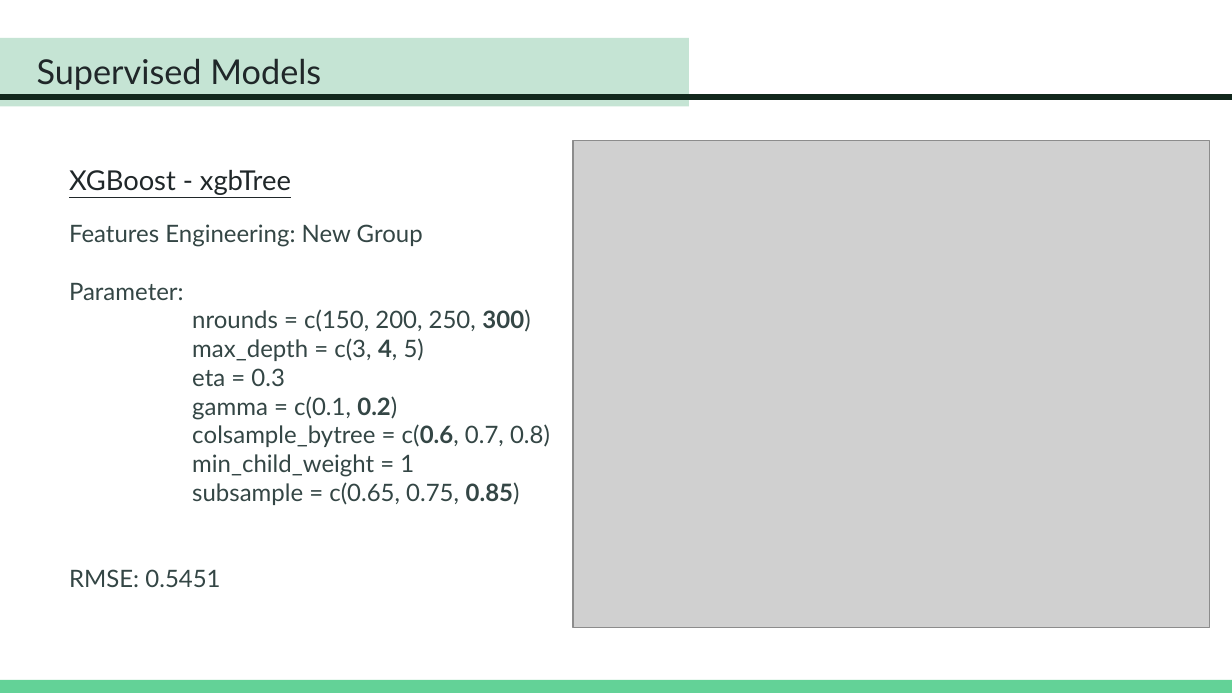
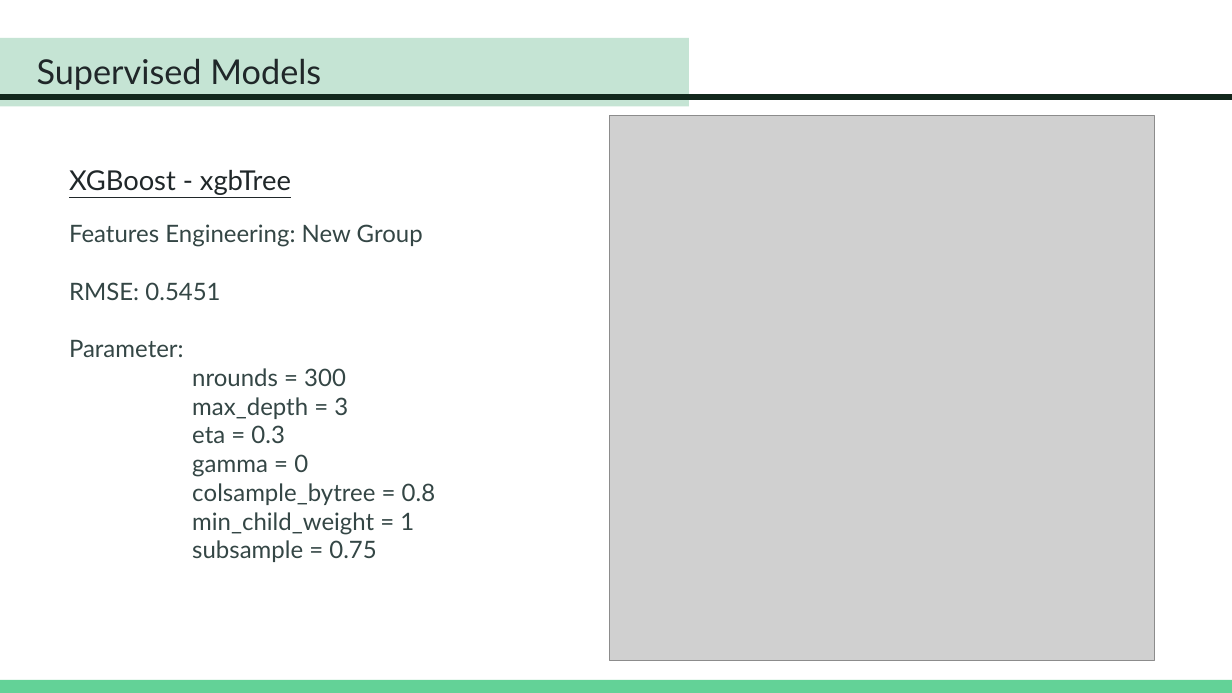
Before and after one commit to nycdatasci/bootcamp007_project, a slide deck: slide 16 of Project4-MachineLearning/KGW/KGW.pptx. Drawn at 1232x693 pixels with LibreOffice and Linux fonts; fonts in the diff are those of the drawing; grey boxes stand for pictures. Boxes give left, top, right and bottom in pixels: in the first picture for what was removed or moved away, otherwise in the second. Text is boxed around its words. In the diff, an @@ line names an element or a change of style, - is before the commit and + after.

```diff
--- a/Project4-MachineLearning/KGW/KGW.pptx
+++ b/Project4-MachineLearning/KGW/KGW.pptx
@@ picture: place and size @@
-picture at box(573, 140, 1210, 627)
+picture at box(610, 116, 1154, 660)
@@ text at box(69, 282, 220, 300): paragraph added @@
+RMSE: 0.5451
@@ text at box(192, 368, 348, 419): text changed @@
-nrounds = c(150, 200, 250, 300)
-max_depth = c(3, 4, 5)
+nrounds = 300
+max_depth = 3
@@ text at box(192, 454, 435, 505): text changed @@
-gamma = c(0.1, 0.2)
-colsample_bytree = c(0.6, 0.7, 0.8)
+gamma = 0
+colsample_bytree = 0.8
@@ text at box(192, 540, 376, 562): text changed @@
-subsample = c(0.65, 0.75, 0.85)
-RMSE: 0.5451
+subsample = 0.75
```
Also in this commit, not shown: 3 other slides changed, 17 other files.
